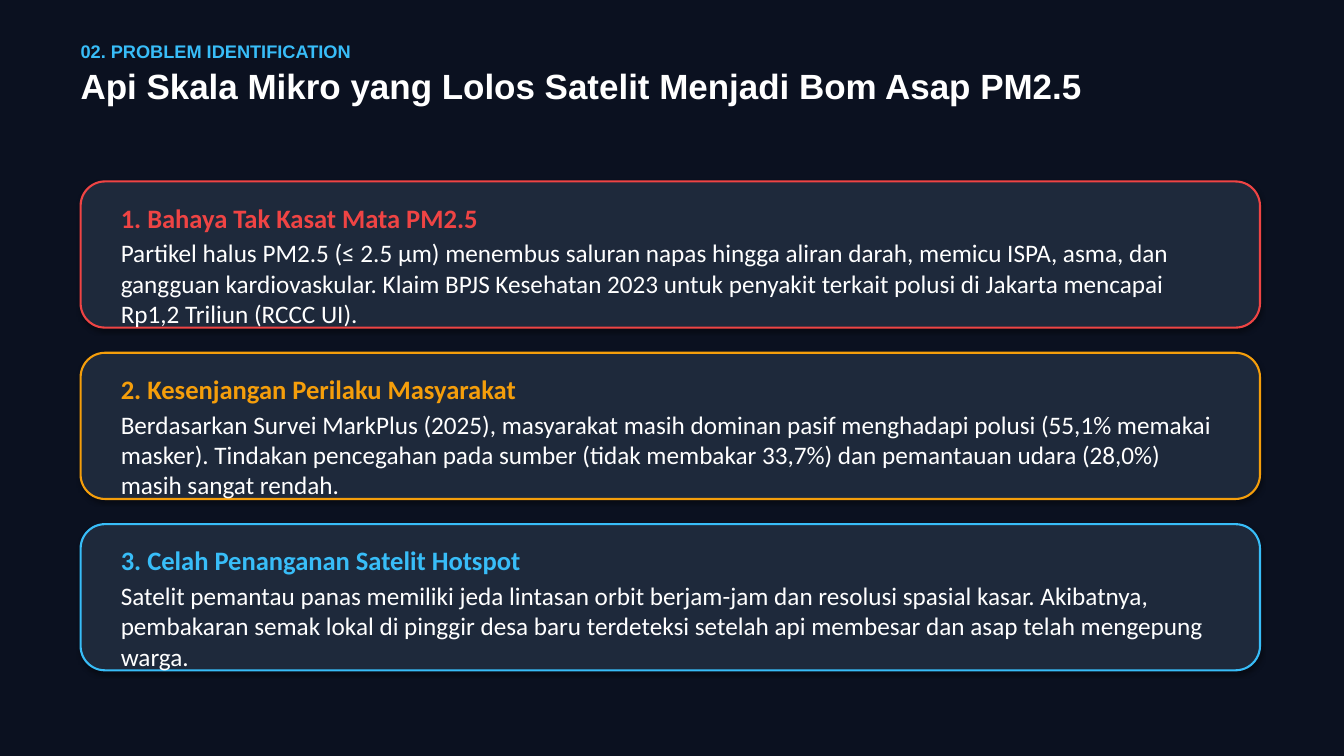
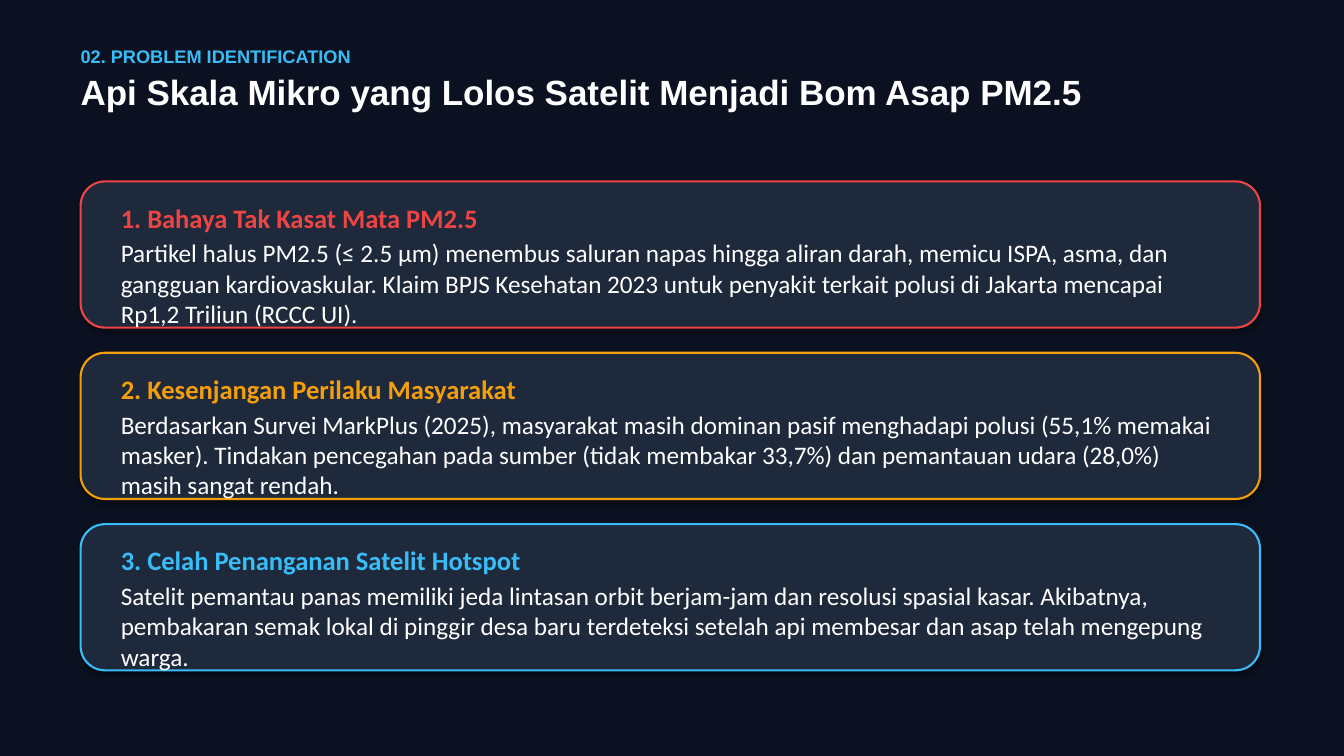
Before and after one commit to aamsetiana/SMOKECUT, a slide deck: slide 3 of AIRIMPACT2026_SMOKECUT_Proposal.pptx. Drawn at 1344x756 pixels with LibreOffice and Linux fonts; fonts in the diff are those of the drawing. Boxes give left, top, right and bottom in pixels: in the first picture for what was removed or moved away, otherwise in the second. Text is boxed around its words. In the diff, an @@ line names an element or a change of style, - is before the commit and + after.

```diff
--- a/AIRIMPACT2026_SMOKECUT_Proposal.pptx
+++ b/AIRIMPACT2026_SMOKECUT_Proposal.pptx
@@ text "02. PROBLEM IDENTIFICATION": place and size @@
-text "02. PROBLEM IDENTIFICATION" at [81, 45, 1081, 106]
+text "02. PROBLEM IDENTIFICATION" at [81, 50, 1081, 111]
```
Also in this commit, not shown: 9 other slides changed, 26 other files.
